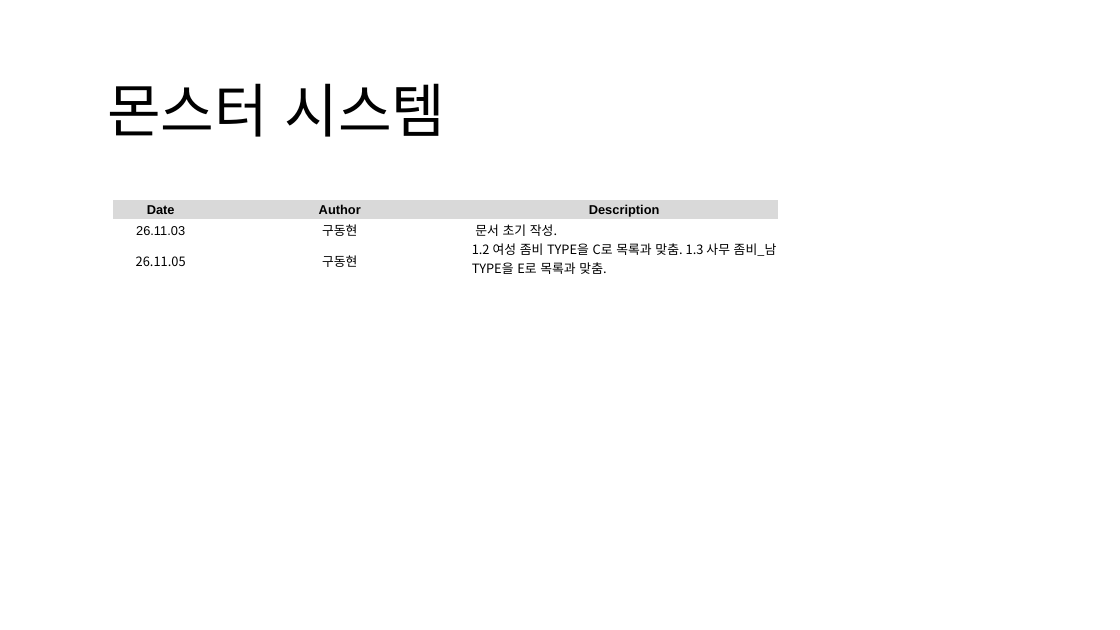
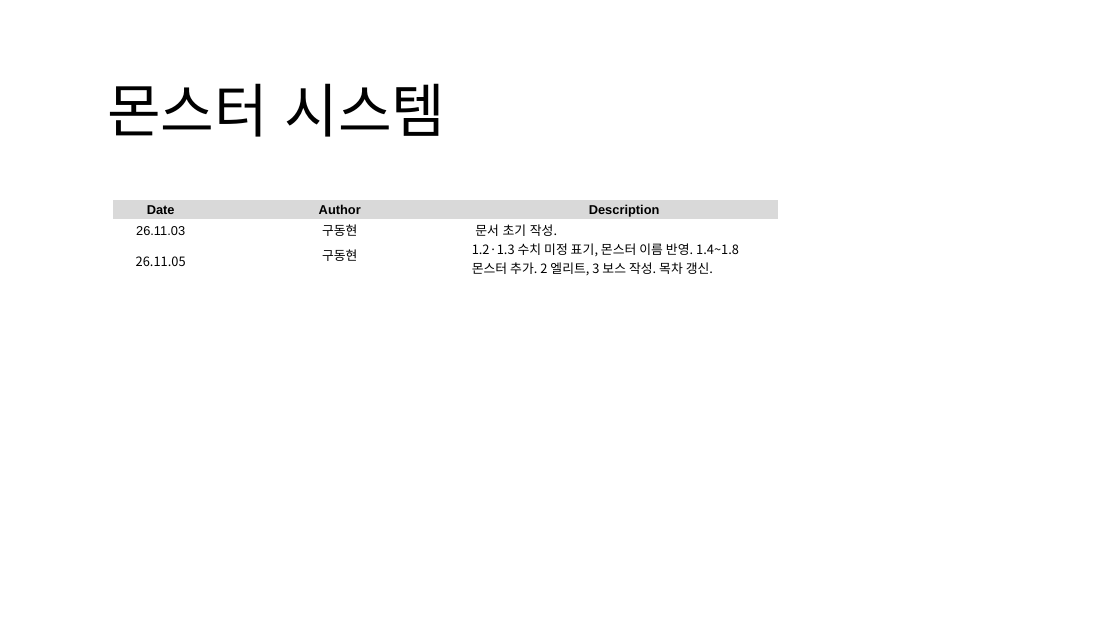
Before and after one commit to gitgiung/SBSAcademy_Team01, a slide deck: slide 1 of Zomso_Monster_기획서.pptx. Drawn at 1120x630 pixels with LibreOffice and Linux fonts; fonts in the diff are those of the drawing. Boxes give left, top, right and bottom in pixels: in the first picture for what was removed or moved away, otherwise in the second. Text is boxed around its words. In the diff, an @@ line names an element or a change of style, - is before the commit and + after.

Commit message:
11/05_1
추가 커밋

```diff
--- a/Zomso_Monster_기획서.pptx
+++ b/Zomso_Monster_기획서.pptx
@@ table at box(113, 200, 777, 405) @@
-row 3, column 3: 1.2 여성 좀비 TYPE을 C로 목록과 맞춤. 1.3 사무 좀비_남 TYPE을 E로 목록과 맞춤.
+row 3, column 3: 1.2·1.3 수치 미정 표기, 몬스터 이름 반영. 1.4~1.8 몬스터 추가. 2 엘리트, 3 보스 작성. 목차 갱신.
```
Also in this commit, not shown: 4 other slides changed, 9 slides added, 2 slides removed, 2 other files.
